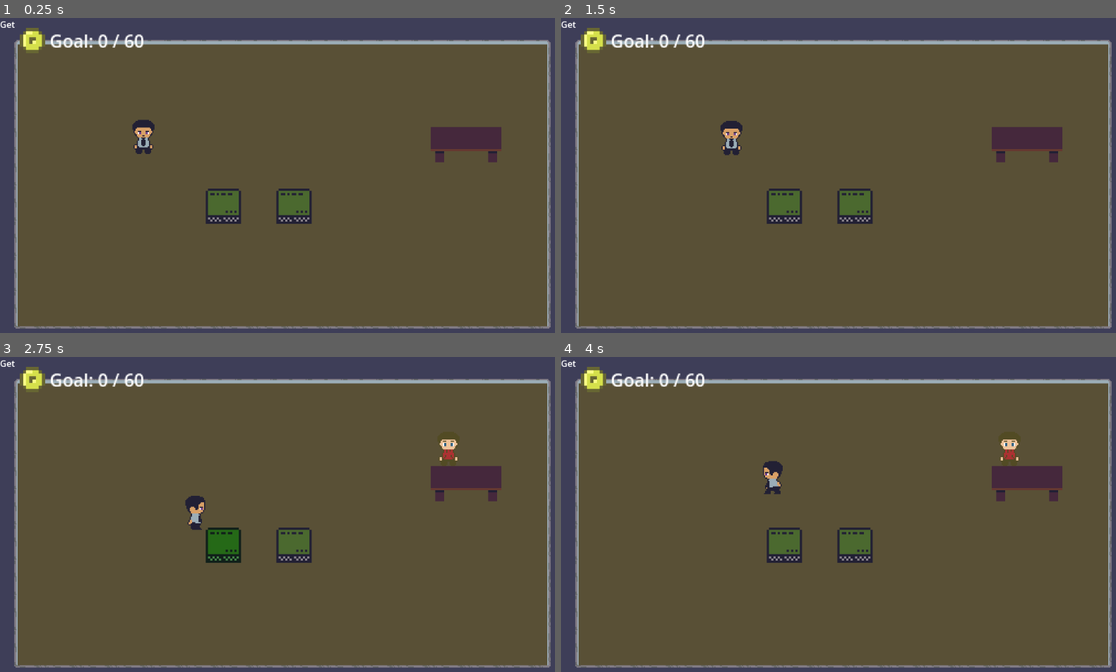
Above: before the commit, frames 1-4 (two rows, left to right).
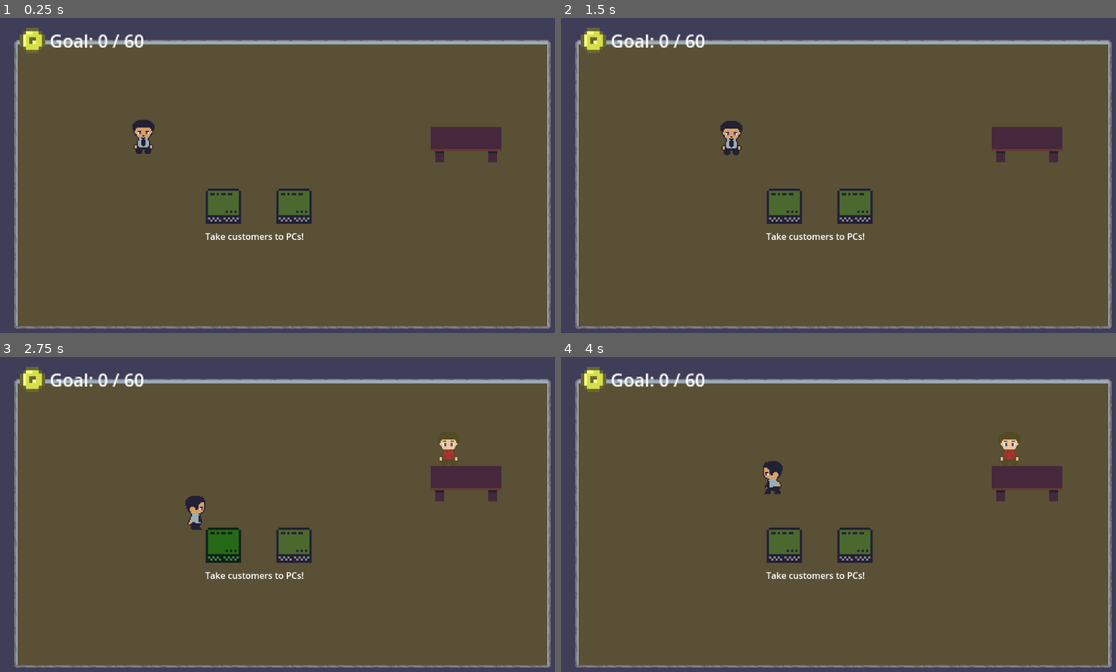
Above: after the commit, the same moments.

Repository: IsaelGabriel/lgj-2023
Game: Godot game, scene res://scenes/levels/level_01.tscn
Two runs of this game, one before a commit and one after it. Both use one fixed random seed, a clock stepped at 60 frames per second and the inputs below. The project has no main scene, so this scene is started directly.
Inputs:
- Up to frame 1 (0.25 s): no input
- Up to frame 2 (1.5 s): tap Enter at 0.5 s; hold Right (p1_right) 0.53-1.28 s; tap Space (p1_use) at 0.6, 1.35 s; hold Down (p1_down) from 1.28 s (still down)
- Up to frame 3 (2.75 s): release Down (p1_down) at 2.03 s; hold Right (p1_right) from 2.03 s (still down); tap Space (p1_use) at 2.1 s
- Up to frame 4 (4 s): release Right (p1_right) at 2.78 s; hold Up (p1_up) 2.78-3.53 s; tap Space (p1_use) at 2.85, 3.6 s; hold Left (p1_left) from 3.53 s (still down)

The runs differ from the first frame. In frame 1, 0.2% of the frame differs, in the area x 0-55%, y 0-71%; in frame 2, 0.2%; in frame 3, 0.2%; in frame 4, 0.2%.

Commit message:
updates tiles & adds level_01

Diff:
--- a/scenes/levels/level_01.tscn
+++ b/scenes/levels/level_01.tscn
@@ -30,7 +30,7 @@
 autostart = true
 
 [node name="VirusTimer" type="Timer" parent="Network"]
-wait_time = 3.0
+wait_time = 120.0
 autostart = true
 
 [node name="Front Desk" parent="." instance=ExtResource("6_aqqgc")]
@@ -45,9 +45,11 @@
 [node name="Tiles" parent="." instance=ExtResource("8_pe6qr")]
 
 [node name="RichTextLabel" type="RichTextLabel" parent="."]
-offset_right = 40.0
-offset_bottom = 40.0
-text = "Get"
+offset_left = 372.0
+offset_top = 385.0
+offset_right = 584.0
+offset_bottom = 425.0
+text = "Take customers to PCs!"
 
 [connection signal="timeout" from="Network/MaxVirusTimer" to="Network" method="_on_max_virus_timer_timeout"]
 [connection signal="timeout" from="Network/VirusTimer" to="Network" method="_on_virus_timer_timeout"]
